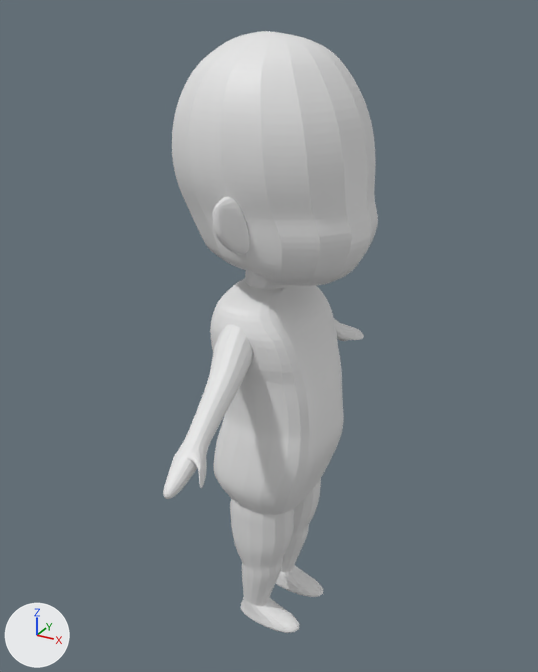
A saved change to the glTF model Characters/Imported/couple_character.glb.
Camera for both pictures: a 50 mm lens placed at (2.36, -6.87, 4.89), pointed at (-0.12, -2.37, 2.64). The lights are fixed; the arrows at lower left show +X, +Y and +Z. Where no turn or scale is listed for an object, it has been applied to the vertices. Vertices at the same position are counted once.

The scene before the commit, as lines of its bpy script (objects in view):
```python
mat_material = principled_material('Material')
mat_material.base_color = (0.8, 0.8, 0.8)  # white #e7e7e7
me_cube = bpy.data.meshes.new('Cube')
me_cube.from_pydata(...)  # 8177 vertices, 16416 faces; spans x -0.63..0.77, y -1.86..0.98, z -2.63..1.96
me_cube.materials.append(mat_material)  # white #e7e7e7
ob_torso = bpy.data.objects.new('Torso', me_cube)
ob_torso.location = (-0.099, -1.98, 2.799)
```
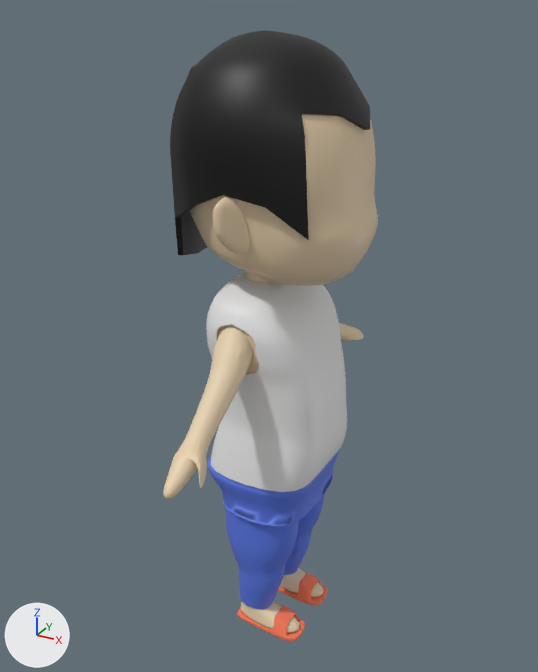
The change in detail:
Material 'Material' (mat_material) changes colour from white #e7e7e7 to beige #e7d0ae; in linear values from (0.8, 0.8, 0.8) to (0.8, 0.634, 0.422).
Material 'Material.002' (mat_material_002) is new.
Its base color is (0.8, 0.8, 0.8) (white #e7e7e7).
Material 'Material.001' (mat_material_001) is new.
Its base color is (0.0, 0.0, 0.0) (black #000000).
Material 'Material.007' (mat_material_007) is new.
Its base color is (1.0, 0.2, 0.0966) (orange #ff7c58).
Material 'Material.008' (mat_material_008) is new.
Its base color is (0.106, 0.196, 0.8) (blue #5c7ae7).
me_cube is used by ob_torso; location (-0.099, -1.98, 2.799).
me_cube had 8177 vertices, 16416 faces and spanned x -0.63..0.77, y -1.86..0.98, z -2.63..1.96.
me_cube now has 12877 vertices, 25796 faces and spans x -0.64..0.77, y -1.86..0.98, z -2.65..1.96.
me_cube part 1: a new loose piece of 2718 vertices spanning x -0.32..0.54, y -0.97..0.1, z -1.1..0.35, in mat_material_002 (white #e7e7e7).
me_cube part 2: a new loose piece of 720 vertices spanning x -0.64..0.72, y -1.09..0.23, z 0.41..1.96, in mat_material_001 (black #000000).
me_cube part 3: a new loose piece of 631 vertices spanning x -0.14..0.45, y -0.34..-0.09, z -2.65..-2.49, in mat_material_007 (orange #ff7c58).
me_cube part 4: a new loose piece of 631 vertices spanning x -0.14..0.45, y -0.8..-0.54, z -2.65..-2.49, in mat_material_007 (orange #ff7c58).
me_cube now uses material mat_material_007 (orange #ff7c58).
me_cube now uses material mat_material_002 (white #e7e7e7).
me_cube now uses material mat_material_001 (black #000000).
Mesh me_cube_003 is new.
It has 2820 vertices, 5760 faces and spans x -0.357..0.504, y -0.966..0.093, z -2.463..-1.074.
It uses material mat_material_008 (blue #5c7ae7).
Object 'trousers' (ob_trousers) is new; it shows me_cube_003.
Its location is (-0.099, -1.98, 2.799).

What differs and where, as boxes (x1, y1, x2, y2) in the pictures (538 x 672 px):
'Torso', recoloured, reshaped (white to beige): before (163, 31, 378, 633); after (163, 30, 378, 642)
'trousers', added (blue): after (207, 449, 340, 609)
part 1 of me_cube, added: after (206, 271, 347, 492)
part 2 of me_cube, added (black): after (170, 30, 370, 255)
part 3 of me_cube, added: after (278, 572, 328, 606)
part 4 of me_cube, added: after (237, 605, 305, 642)
